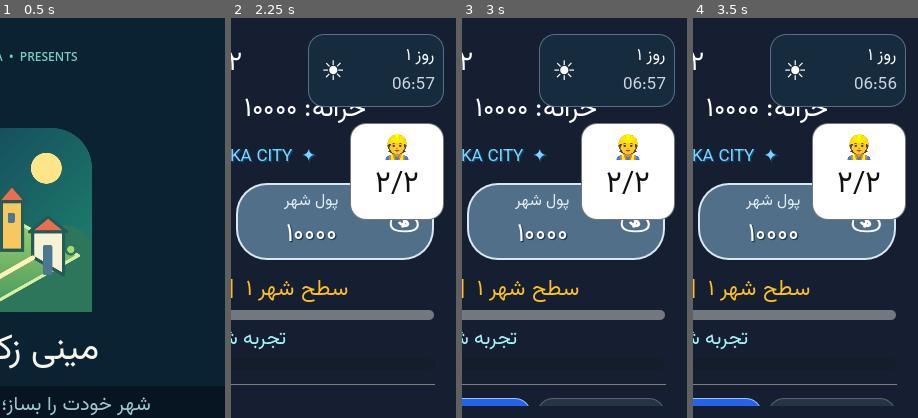
Above: before the commit, frames 1-4 (left to right).
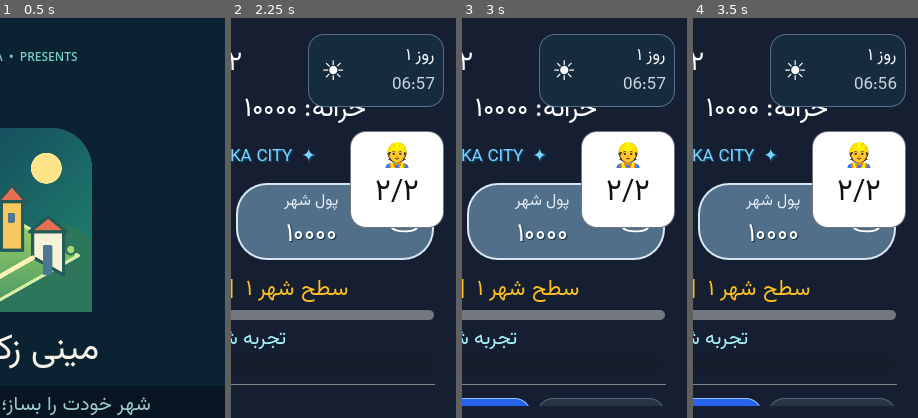
Above: after the commit, the same moments.

Repository: zekainstabot/mini-zeka-city
Game: Godot game, scene res://Main.tscn
Same seed, same stepped clock (60 frames per second), same inputs: the game is played once before the commit and once after it.
Inputs (mouse positions are % of the whole screen's width and height, from its top left):
- Up to frame 1 (0.5 s): no input
- Up to frame 2 (2.25 s): click (50, 54) at 0.52 s; type "12" at 0.6 s; click "رفتن به مأموریت‌ها ←" at 1.25 s; click "🏗️ توسعه" at 2 s
- Up to frame 3 (3 s): click "🏆 دستاوردها" at 2.75 s
- Up to frame 4 (3.5 s): no input
The pictures show only the part of the screen within x 50-100%, y 0-50%; the shares and areas given below are measured in that part.

Frame 1 is identical in both runs. In frame 2, 3.1% of the frame differs, in the area x 52-95%, y 26-53%; in frame 3, 3.1%; in frame 4, 3.1%.

Commit message:
Move worker shortcut below currency HUD

Diff:
--- a/scripts/Main.gd
+++ b/scripts/Main.gd
@@ -973,7 +973,12 @@
 	if worker_button_valid:
 		var worker_row_y = row_y
 		if day_night_hud != null and is_instance_valid(day_night_hud):
-			worker_row_y = maxf(worker_row_y, day_night_hud.position.y + day_night_hud.size.y + 16.0)
+			worker_row_y = maxf(worker_row_y, day_night_hud.get_global_rect().end.y + 16.0)
+		# The currency cards are part of the main header and can extend below
+		# the clock on compact phones. Keep the worker pill beneath the entire
+		# currency row so it never covers the city-money balance.
+		if currency_hud != null and is_instance_valid(currency_hud):
+			worker_row_y = maxf(worker_row_y, currency_hud.get_global_rect().end.y + 12.0)
 		construction_capacity_button.position = Vector2(worker_x, worker_row_y)
 		_apply_font(construction_capacity_button, 25 if narrow else 28)
 
